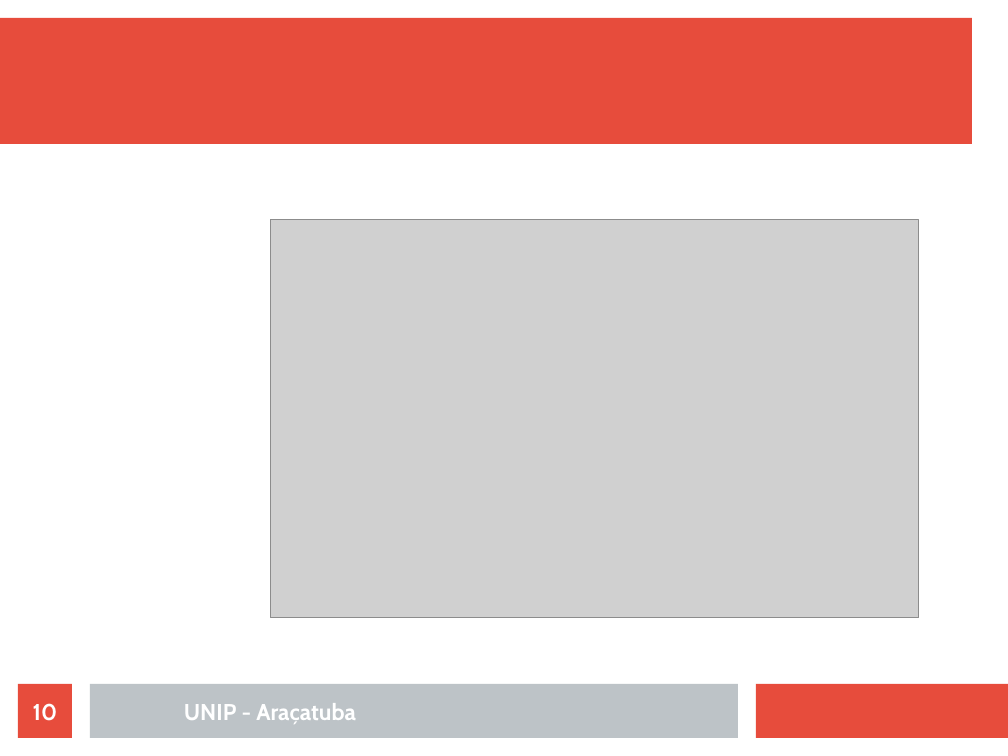
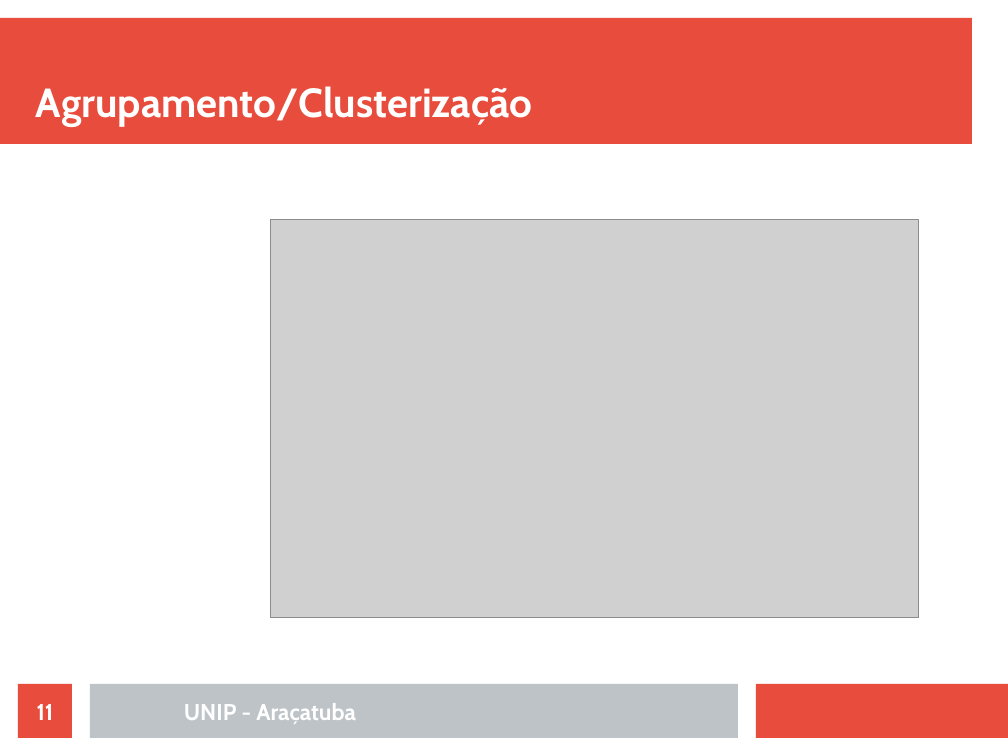
Before and after one commit to rafaelstojoao/pos-unip, a slide deck: slide 11 of [2020][modulo][Machine_Learning]/[aula]02[Agrupamento].odp (slide 10 before the commit). Drawn at 1008x756 pixels with LibreOffice and Linux fonts; fonts in the diff are those of the drawing; grey boxes stand for pictures. Boxes give left, top, right and bottom in pixels: in the first picture for what was removed or moved away, otherwise in the second. Text is boxed around its words. In the diff, an @@ line names an element or a change of style, - is before the commit and + after.

```diff
--- a/[2020][modulo][Machine_Learning]/[aula]02[Agrupamento].odp
+++ b/[2020][modulo][Machine_Learning]/[aula]02[Agrupamento].odp
@@ title added at [36,86,533,127], 32 pt, text #FFFFFF, bold @@
+Agrupamento/Clusterização
@@ page number at [37,704,54,720]: text changed @@
-10
+11
```
Also in this commit, not shown: 5 other slides changed, 6 slides added, 1 other file.
